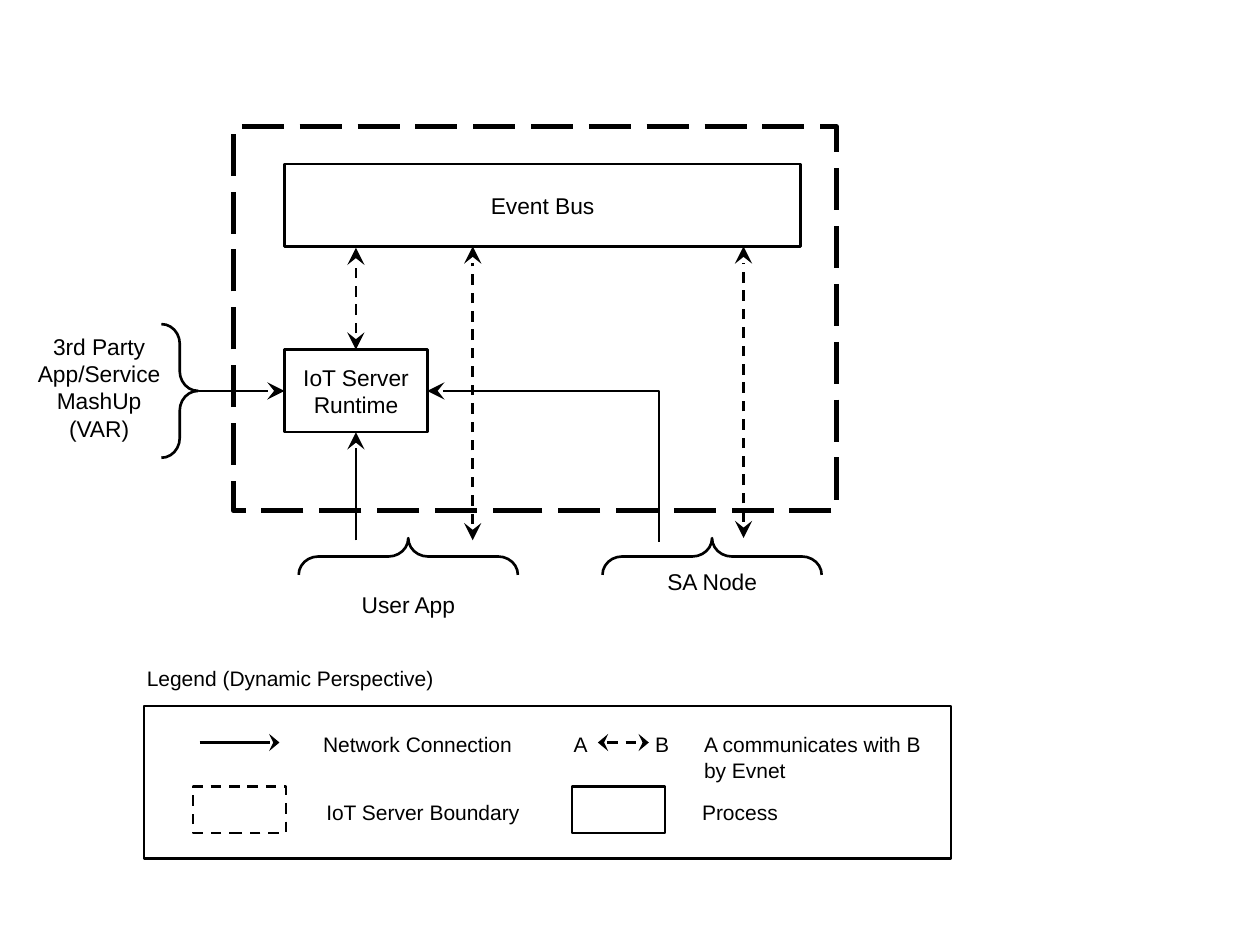
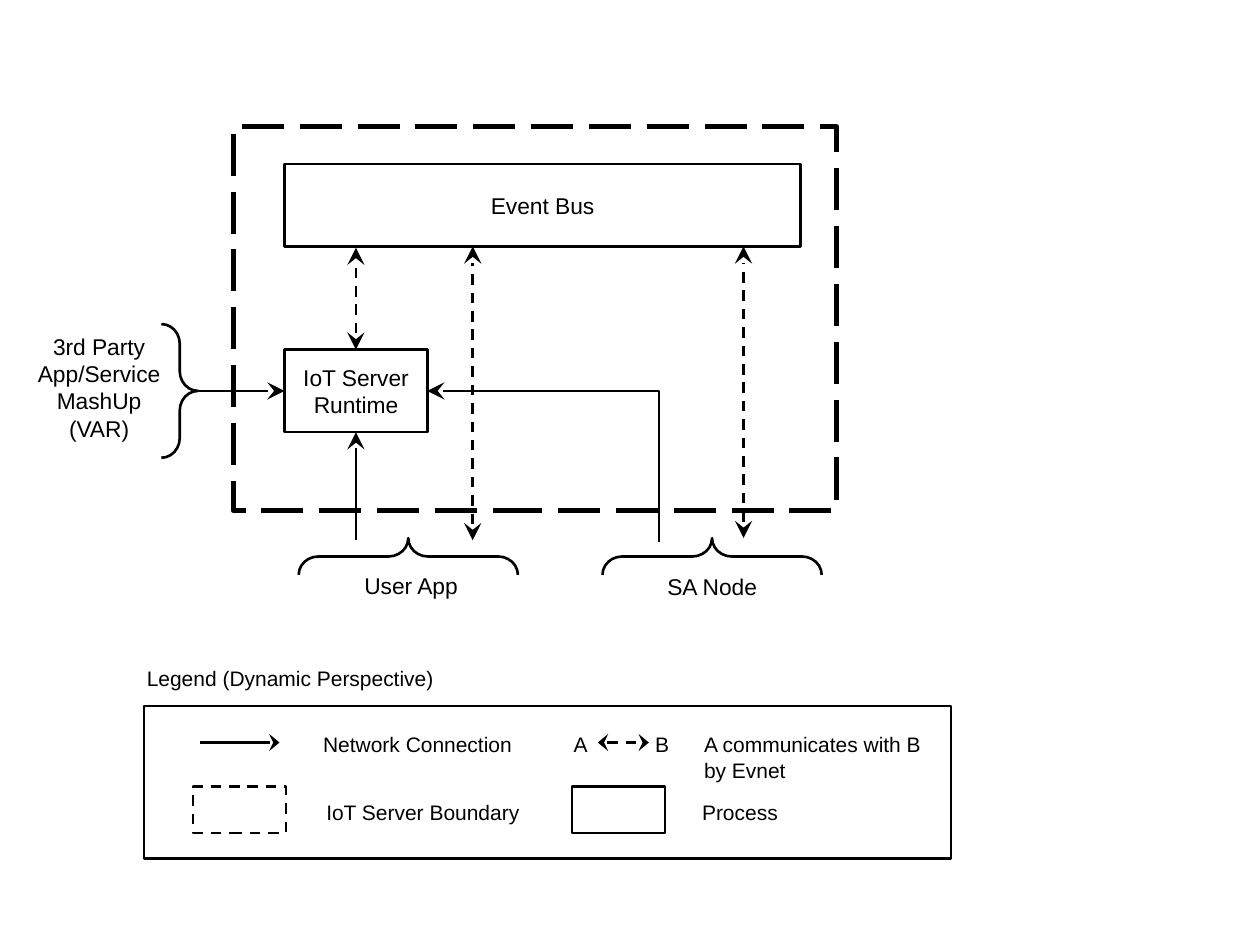
Before and after one commit to junggil/2015_CMU_StudioProject, a slide deck: slide 2 of DOCS/2015-06-20-for-Version 1.0/Studio project diagrams for document.pptx. Drawn at 1260x945 pixels with LibreOffice and Linux fonts; fonts in the diff are those of the drawing. Boxes give left, top, right and bottom in pixels: in the first picture for what was removed or moved away, otherwise in the second. Text is boxed around its words. In the diff, an @@ line names an element or a change of style, - is before the commit and + after.

```diff
--- a/DOCS/2015-06-20-for-Version 1.0/Studio project diagrams for document.pptx
+++ b/DOCS/2015-06-20-for-Version 1.0/Studio project diagrams for document.pptx
@@ text "User App": place and size @@
-text "User App" at box(362, 597, 455, 617)
+text "User App" at box(364, 578, 457, 599)
@@ text "SA Node": place and size @@
-text "SA Node" at box(667, 573, 757, 591)
+text "SA Node" at box(667, 578, 757, 596)
```
Also in this commit, not shown: 1 other slide changed, 1 slide added, 1 other file.
